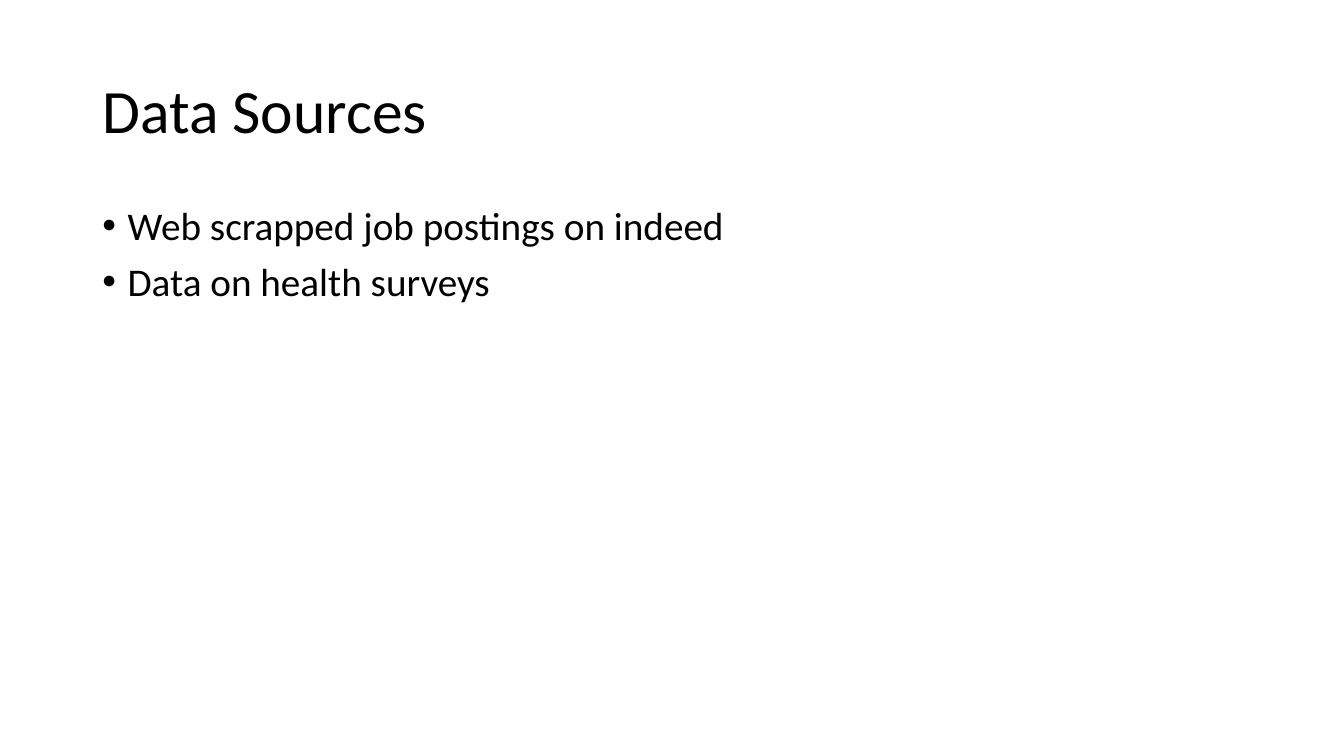
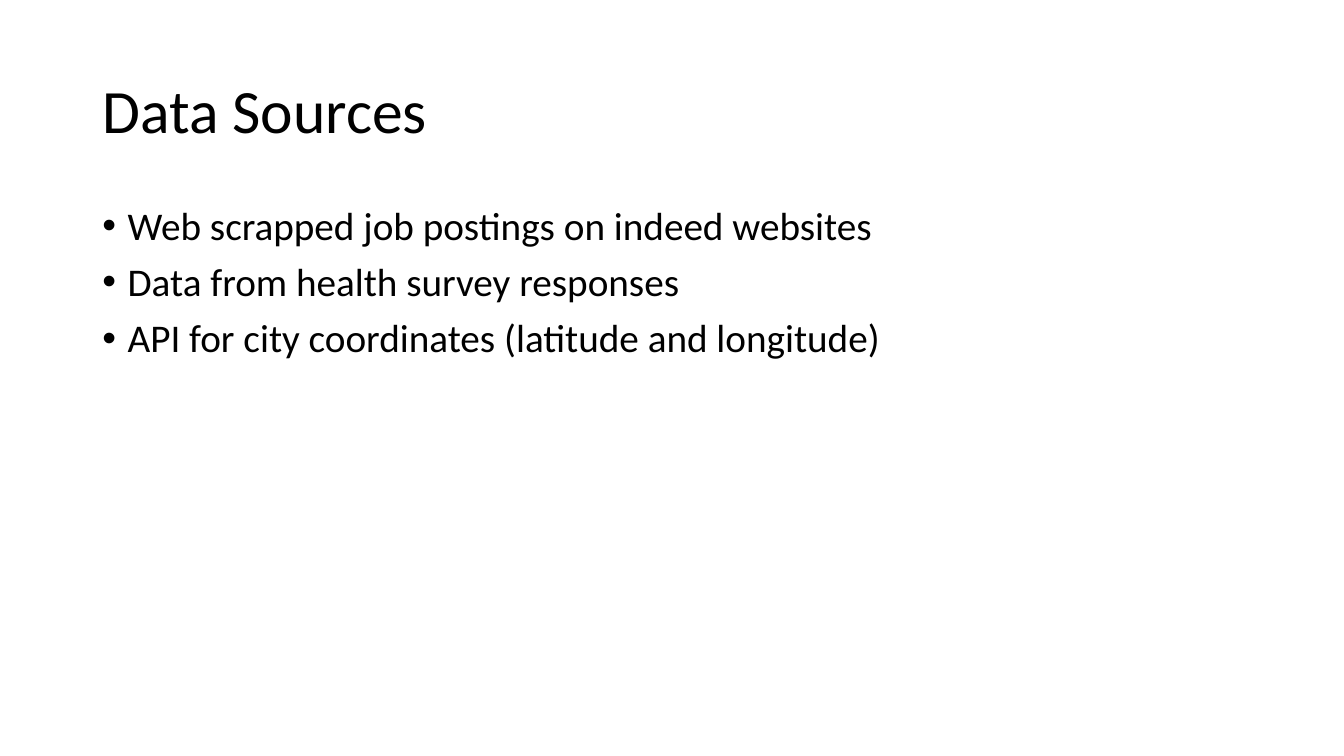
Before and after one commit to Navyhoang/Project2-DataJobs-App, a slide deck: slide 3 of The Data Job Market.pptx. Drawn at 1344x756 pixels with LibreOffice and Linux fonts; fonts in the diff are those of the drawing. Boxes give left, top, right and bottom in pixels: in the first picture for what was removed or moved away, otherwise in the second. Text is boxed around its words. In the diff, an @@ line names an element or a change of style, - is before the commit and + after.

Commit message:
powerpoint update

```diff
--- a/The Data Job Market.pptx
+++ b/The Data Job Market.pptx
@@ text at box(128, 212, 879, 359): text changed @@
-• Web scrapped job postings on indeed
-• Data on health surveys
+• Web scrapped job postings on indeed websites
+• Data from health survey responses
+• API for city coordinates (latitude and longitude)
```
